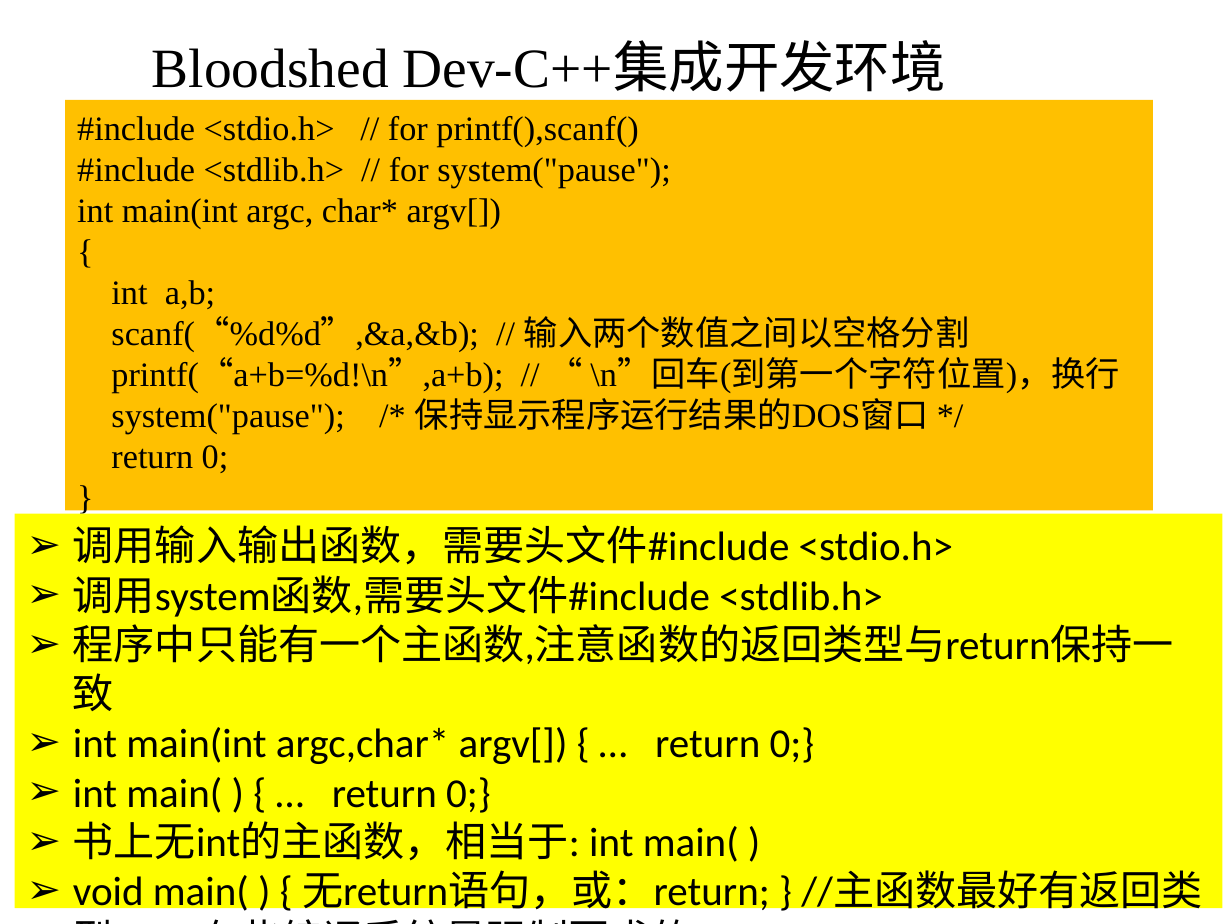
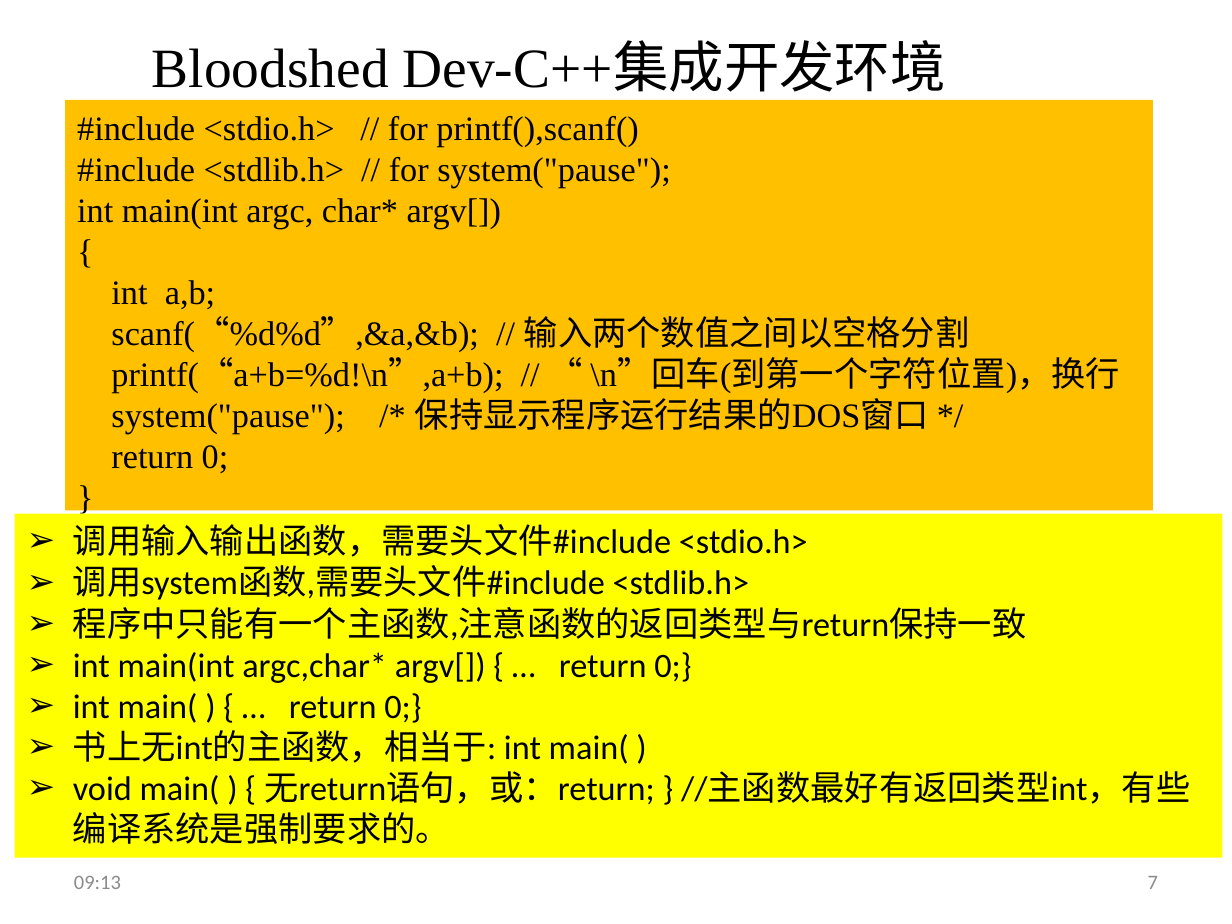
Before and after one commit to jtrfid/C-Repositories, a slide deck: slide 7 of 2016/上机安排.pptx. Drawn at 1232x924 pixels with LibreOffice and Linux fonts; fonts in the diff are those of the drawing. Boxes give left, top, right and bottom in pixels: in the first picture for what was removed or moved away, otherwise in the second. Text is boxed around its words. In the diff, an @@ line names an element or a change of style, - is before the commit and + after.

```diff
--- a/2016/上机安排.pptx
+++ b/2016/上机安排.pptx
@@ rectangle "调用输入输出函数，需要头文件#include <stdio.h>": place and size @@
-rectangle "调用输入输出函数，需要头文件#include <stdio.h>" at [15,514,1222,908]
+rectangle "调用输入输出函数，需要头文件#include <stdio.h>" at [15,514,1222,857]
@@ rectangle "调用输入输出函数，需要头文件#include <stdio.h>" at [15,514,1222,857]: size 24 to 20 pt @@
@@ text added at [74,876,121,889], 12 pt, text #8C8C8C @@
+09:13
@@ page number added at [1148,876,1158,889], 12 pt, text #8C8C8C @@
+7
```
Also in this commit, not shown: 1 other slide changed, 1 slide added, 2 slides removed, 1 other file.
